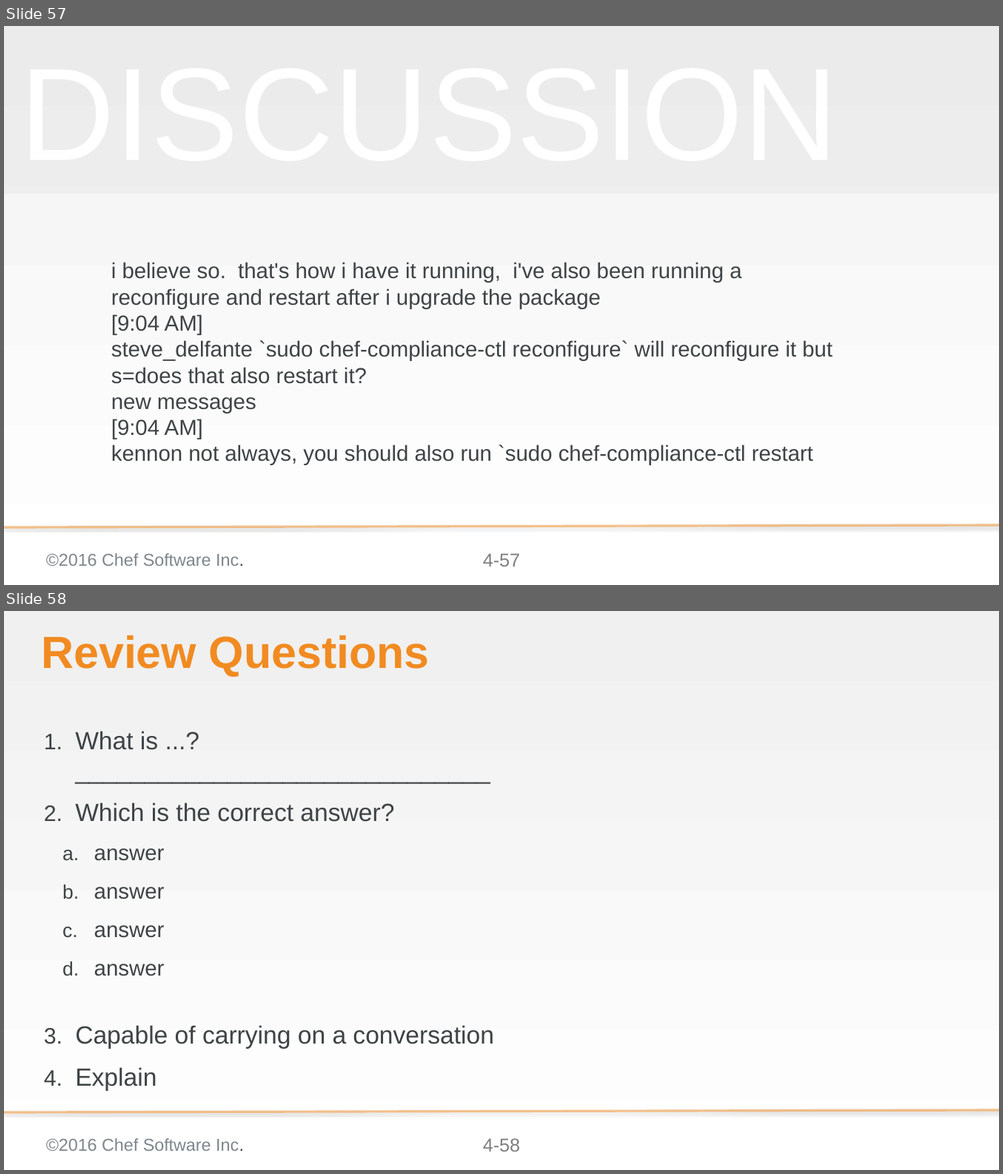
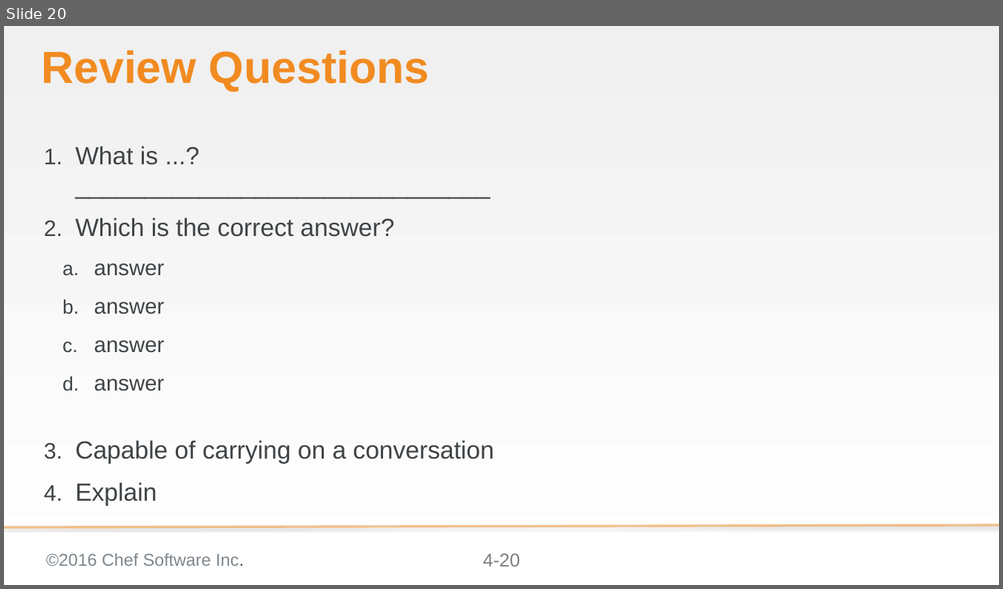
Before and after one commit to bchamby/chef-compliance-installation-configuration-operation, a slide deck: 04-initial-configuration-scans-win.pptx. Shown one above the other, each under a label of ours: slides 57 and 58 before the commit, slide 20 after it. The pictures are 1003x1174 and 1003x589 pixels, drawn with LibreOffice and Linux fonts; fonts in the diff are those of the drawing; background and template pictures are left out. Boxes give left, top, right and bottom in pixels: in the first picture for what was removed or moved away, otherwise in the second. Text is boxed around its words. In the diff, an @@ line names an element or a change of style, - is before the commit and + after.

```diff
--- a/04-initial-configuration-scans-win.pptx
+++ b/04-initial-configuration-scans-win.pptx
@@ slide 57 removed at (4,26,999,585), background gradient #F2F2F2 to #FFFFFF; not listed: 3 template elements that a slide beside it also shows @@
@@ rectangle removed at (4,26,999,194) @@
@@ text removed at (12,35,874,181) @@
-DISCUSSION
@@ subtitle removed at (111,262,832,466) @@
-i believe so. that's how i have it running, i've also been running a reconfigure and restart after i upgrade the package
-[9:04 AM]
-steve_delfante `sudo chef-compliance-ctl reconfigure` will reconfigure it but s=does that also restart it?
-new messages
-[9:04 AM]
-kennon not always, you should also run `sudo chef-compliance-ctl restart
@@ what was slide 58 is now slide 20 @@
@@ page number at (483,554,520,567): text changed @@
-4-58
+4-20
```
Also in this commit, not shown: 16 slides changed, 1 slide added, 38 other slides removed.
